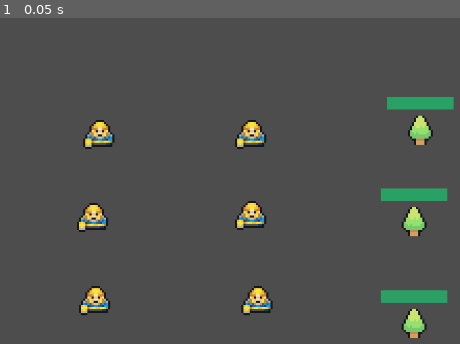
Above: before the commit, frame 1.
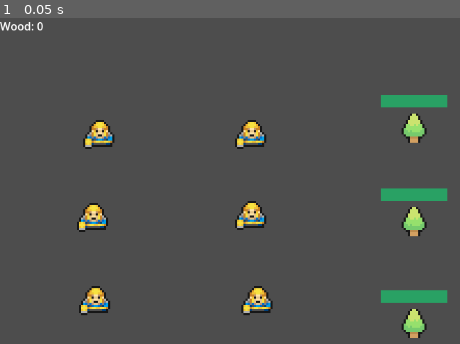
Above: after the commit, the same moment.

Repository: Luxiorawa/godot-coding-quest-rts
Game: Godot game, scene res://world.tscn
Same seed, same stepped clock (60 frames per second), same inputs: the game is played once before the commit and once after it.
Inputs:
- Up to frame 1 (0.05 s): no input

The runs differ from the first frame. In frame 1, 0.8% of the frame differs, in the area x 0-99%, y 1-39%.

Commit message:
feat: add wood ressource system

Diff:
--- /dev/null
+++ b/Global/game.gd
@@ -0,0 +1,3 @@
+extends Node
+
+var Wood := 0
--- /dev/null
+++ b/UI/UI.gd
@@ -0,0 +1,6 @@
+extends CanvasLayer
+
+@onready var label: Label = $Label
+
+func _process(_delta: float) -> void:
+	label.text = "Wood: " + str(Game.Wood)
--- a/UI/UI.tscn
+++ b/UI/UI.tscn
@@ -1,4 +1,6 @@
-[gd_scene load_steps=2 format=3 uid="uid://clt8glnw8snt7"]
+[gd_scene load_steps=3 format=3 uid="uid://clt8glnw8snt7"]
+
+[ext_resource type="Script" path="res://UI/UI.gd" id="1_exb72"]
 
 [sub_resource type="StyleBoxFlat" id="StyleBoxFlat_b7fj2"]
 bg_color = Color(0, 0.129412, 0.0862745, 0.529412)
@@ -9,7 +11,11 @@
 border_color = Color(0, 0.784314, 0.521569, 0.819608)
 
 [node name="UI" type="CanvasLayer"]
+script = ExtResource("1_exb72")
 
 [node name="Panel" type="Panel" parent="."]
-visible = false
 theme_override_styles/panel = SubResource("StyleBoxFlat_b7fj2")
+
+[node name="Label" type="Label" parent="."]
+offset_right = 40.0
+offset_bottom = 23.0
--- a/World Objects/tree.gd
+++ b/World Objects/tree.gd
@@ -18,7 +18,7 @@
 func _on_timer_timeout() -> void:
 	currentTime -= 1 * units
 	var tween := get_tree().create_tween()
-	tween.tween_property(progressBar, "value", currentTime, 0.5).set_trans(Tween.TRANS_LINEAR)
+	tween.tween_property(progressBar, "value", currentTime, 0.2).set_trans(Tween.TRANS_LINEAR)
 
 func _on_chop_area_body_entered(body:Node2D) -> void:
 	if "Unit" in body.name:
@@ -35,4 +35,5 @@
 	timer.start()
 
 func treeChopped() -> void:
+	Game.Wood += 10
 	queue_free()
--- a/project.godot
+++ b/project.godot
@@ -15,6 +15,10 @@
 run/main_scene="res://world.tscn"
 config/features=PackedStringArray("4.2", "Mobile")
 config/icon="res://icon.svg"
+
+[autoload]
+
+Game="*res://Global/game.gd"
 
 [debug]
 
--- a/world.tscn
+++ b/world.tscn
@@ -40,7 +40,7 @@
 [node name="Objects" type="Node2D" parent="."]
 
 [node name="Tree" parent="Objects" instance=ExtResource("5_grsx7")]
-position = Vector2(202, 54)
+position = Vector2(199, 53)
 
 [node name="Tree2" parent="Objects" instance=ExtResource("5_grsx7")]
 position = Vector2(199, 98)
